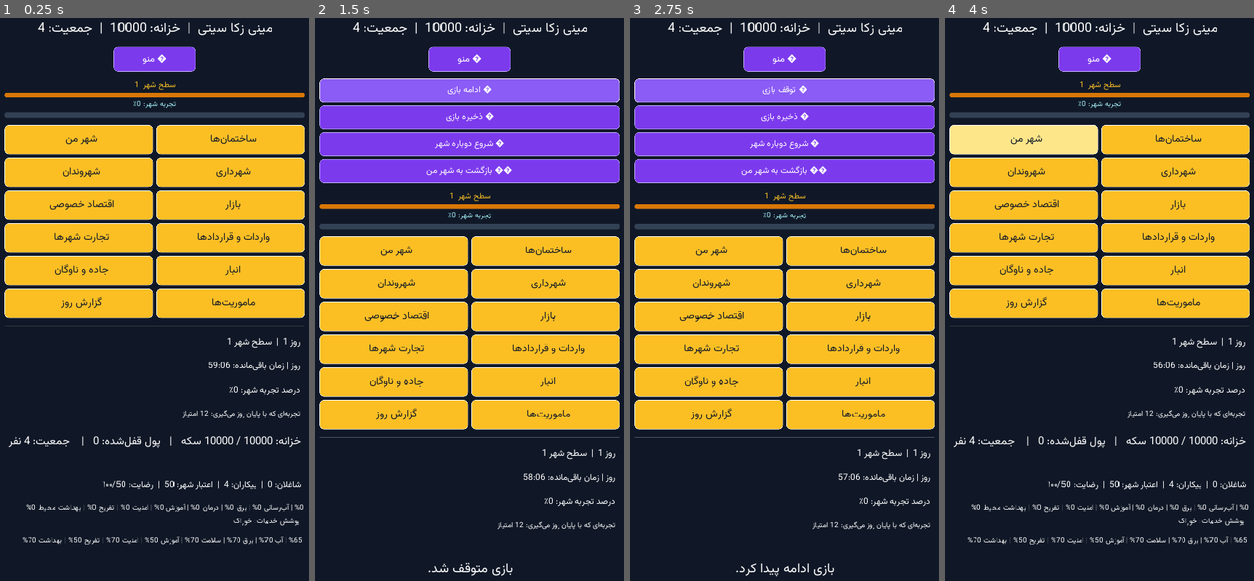
Above: before the commit, frames 1-4 (left to right).
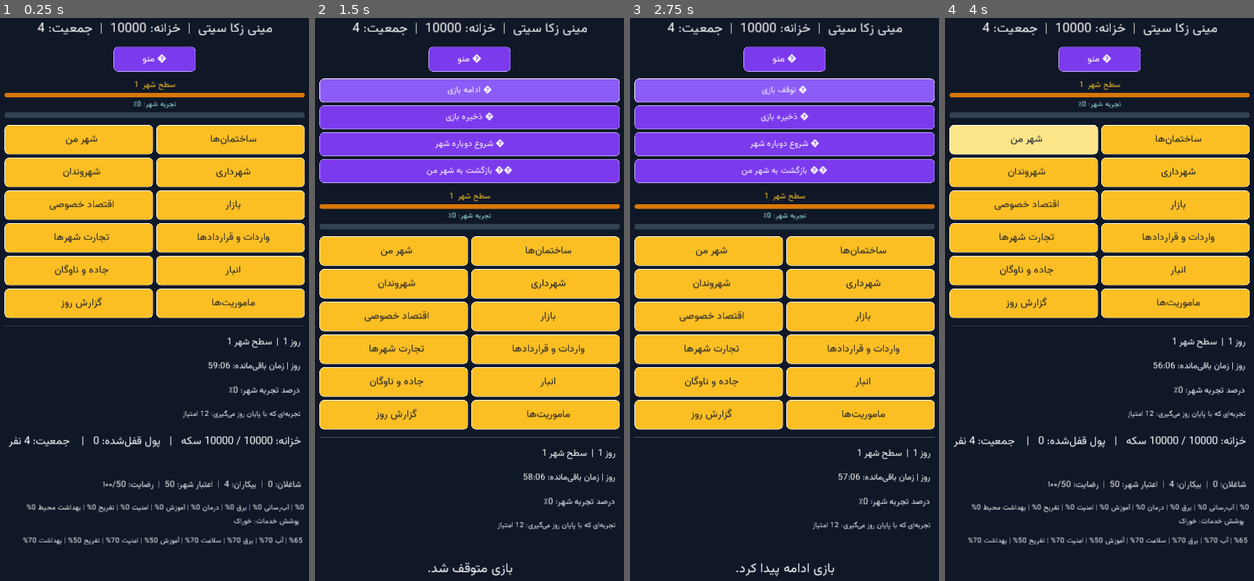
Above: after the commit, the same moments.

Repository: zekainstabot/mini-zeka-city
Game: Godot game, scene res://Main.tscn
Two runs of this game, one before a commit and one after it. Both use one fixed random seed, a clock stepped at 60 frames per second and the inputs below.
Inputs:
- Up to frame 1 (0.25 s): no input
- Up to frame 2 (1.5 s): click "ﻮﻨﻣ ☰" at 0.5 s; click "ﯼﺯﺎﺑ ﻒﻗﻮﺗ ⏸" at 1.25 s
- Up to frame 3 (2.75 s): click "ﯼﺯﺎﺑ ﻪﻣﺍﺩﺍ ▶" at 2 s
- Up to frame 4 (4 s): click "ﯼﺯﺎﺑ ﻩﺮﯿﺧﺫ 💾" at 2.75 s; click "ﻦﻣ ﺮﻬﺷ" at 3.5 s

The runs differ from the first frame. In frame 1, 3.2% of the frame differs, in the area x 2-99%, y 0-94%; in frame 2, 2.2%; in frame 3, 2.2%; in frame 4, 3.2%.

Commit message:
Apply font filtering consistently to all UI controls

Diff:
--- a/scripts/Main.gd
+++ b/scripts/Main.gd
@@ -388,7 +388,7 @@
 		return
 	var font = DynamicFont.new()
 	font.font_data = ui_font.font_data
-	font.use_filter = false
+	font.use_filter = true
 	font.use_mipmaps = false
 	font.size = int(size) + (2 if get_viewport_rect().size.x < 900 else 0)
 	control.add_font_override("font", font)
